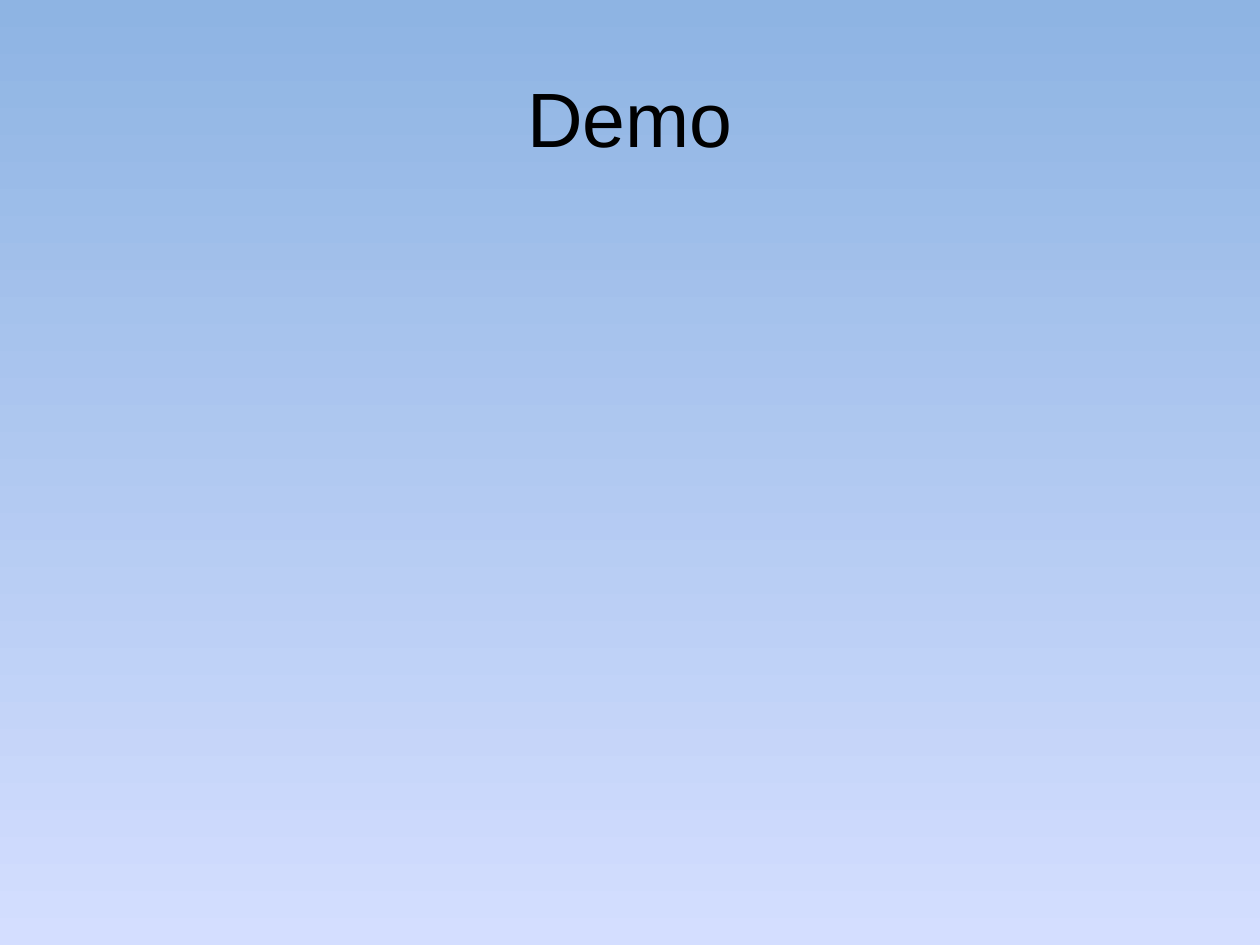
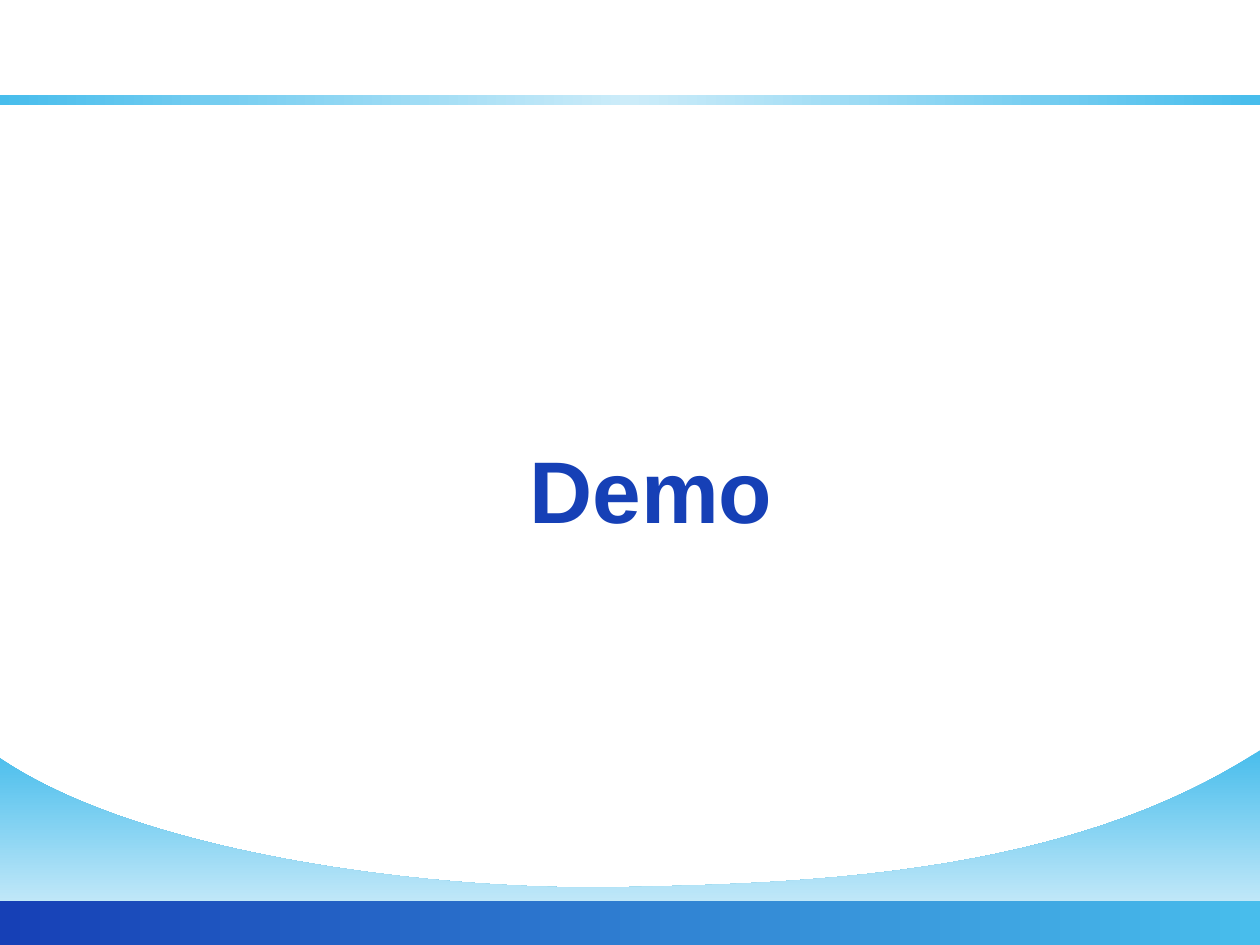
Before and after one commit to golf2109/zigbee-in-supermaket, a slide deck: slide 25 of docs/Report/Queue-Busting.pptx. Drawn at 1260x945 pixels with LibreOffice and Linux fonts; fonts in the diff are those of the drawing; background and template pictures are left out. Boxes give left, top, right and bottom in pixels: in the first picture for what was removed or moved away, otherwise in the second. Text is boxed around its words. In the diff, an @@ line names an element or a change of style, - is before the commit and + after.

Commit message:
* finish all parts except PC App * Phuc need to add his part following format of all slide

```diff
--- a/docs/Report/Queue-Busting.pptx
+++ b/docs/Report/Queue-Busting.pptx
@@ background gradient #8EB4E3 to #D4DEFF to #96AB94 to #FFFFFF @@
@@ rectangle added at (x1=0, y1=96, x2=1260, y2=106), fill gradient #48BDEC to #E0EFFA @@
@@ title "Demo" moved from (x1=527, y1=94, x2=732, y2=148) to (x1=529, y1=462, x2=772, y2=524) @@
@@ title "Demo" at (x1=529, y1=462, x2=772, y2=524): size 44 to 50 pt, text colour #000000 to #1640B6, bold on @@
@@ freeform shape added at (x1=0, y1=750, x2=1260, y2=945), fill gradient #48BDEC to #EEF6FC @@
@@ rectangle added at (x1=0, y1=901, x2=1260, y2=945), fill gradient #1640B6 to #48BDEC @@
```
Also in this commit, not shown: 18 other slides changed, 16 slides added, 18 slides removed.
